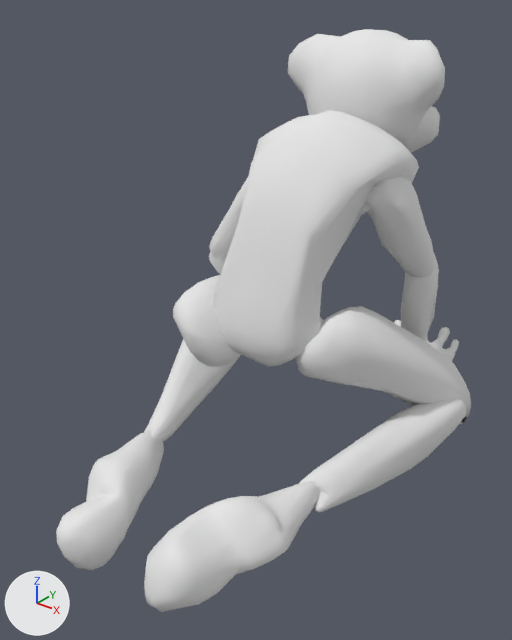
What one commit did to the OBJ model projects/PlayChase/res/models/rat/rat_19.obj.
Rendered twice from a 50 mm camera at (8.25, -14.06, 5.62) aimed at (-0.68, -2.9, -1.3). The lights are fixed; the arrows at lower left show +X, +Y and +Z. Where no turn or scale is listed for an object, it has been applied to the vertices.

Before the edit, the objects in view are built like this:
```python
ob_bicep_sphere_004 = bpy.data.objects.new('Bicep_Sphere.004', me_bicep_sphere_004)
ob_bicep_sphere_004.location = (0.0, 0.0, 0.0)
ob_feet_sphere_018 = bpy.data.objects.new('feet_Sphere.018', me_feet_sphere_018)
ob_feet_sphere_018.location = (0.0, 0.0, 0.0)
ob_shin_sphere_015 = bpy.data.objects.new('shin_Sphere.015', me_shin_sphere_015)
ob_shin_sphere_015.location = (0.0, 0.0, 0.0)
ob_thigh_sphere_009 = bpy.data.objects.new('Thigh_Sphere.009', me_thigh_sphere_009)
ob_thigh_sphere_009.location = (0.0, 0.0, 0.0)
ob_torso_sphere_007 = bpy.data.objects.new('Torso_Sphere.007', me_torso_sphere_007)
ob_torso_sphere_007.location = (0.0, 0.0, 0.0)
# also in view: 'Tricep_Sphere.005' at (-0.54, -0.16, -2.0); 'Eyes_Sphere.003' at (-0.01, -1.33, 2.96)
```
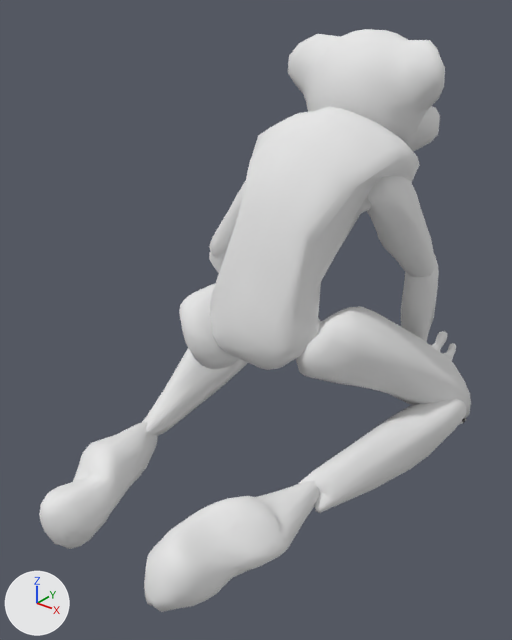
The change, as a diff of the scene's bpy script:
```diff
--- a/projects/PlayChase/res/models/rat/rat_19.obj.py
+++ b/projects/PlayChase/res/models/rat/rat_19.obj.py
@@ me_feet_sphere_018 @@
 # used by ob_feet_sphere_018; location = (0.0, 0.0, 0.0)
-me_feet_sphere_018.from_pydata(...)  # 484 vertices, 664 faces; spans x -2.27..2.54, y -8.3..-4.19, z -5.04..-3.01
+me_feet_sphere_018.from_pydata(...)  # 484 vertices, 666 faces; spans x -2.73..2.54, y -8.3..-4.19, z -4.86..-3.01
+# me_feet_sphere_018 part 1: the loose piece of 225 vertices spanning x -2.27..-0.6, y -8.26..-4.71, z -5.04..-3.46 is rebuilt with 244 vertices and now spans x -2.73..-1.17, y -8.18..-4.56, z -4.86..-3.4
 me_feet_sphere_018.materials.append(mat_material_006)
@@ me_shin_sphere_015 @@
 # used by ob_shin_sphere_015; location = (0.0, 0.0, 0.0)
-me_shin_sphere_015.from_pydata(...)  # 484 vertices, 679 faces; spans x -4.22..3.16, y -5.35..1.4, z -4.86..-2.39
+me_shin_sphere_015.from_pydata(...)  # 484 vertices, 652 faces; spans x -4.06..3.16, y -5.22..1.39, z -4.86..-2.73
+# me_shin_sphere_015 part 2: the loose piece of 247 vertices spanning x -4.22..-1.77, y -5.35..0.55, z -4.41..-2.39 is rebuilt with 244 vertices and now spans x -4.06..-2.1, y -5.22..0.91, z -4.51..-2.73
 me_shin_sphere_015.materials.append(mat_material_005)
@@ me_thigh_sphere_009 @@
 # used by ob_thigh_sphere_009; location = (0.0, 0.0, 0.0)
-me_thigh_sphere_009.from_pydata(...)  # 484 vertices, 668 faces; spans x -4.2..3.04, y -4.39..1.45, z -4.57..-0.58
+me_thigh_sphere_009.from_pydata(...)  # 484 vertices, 638 faces; spans x -4.02..3.04, y -4.13..1.46, z -4.57..-0.73
+# me_thigh_sphere_009 part 3: the loose piece of 240 vertices spanning x -4.2..-0.81, y -4.39..0.48, z -3.38..-0.58 is rebuilt with 240 vertices and now spans x -4.02..-0.96, y -4.13..0.87, z -3.73..-0.8
 me_thigh_sphere_009.materials.append(mat_material_004)
@@ me_torso_sphere_007 @@
 # used by ob_torso_sphere_007; location = (0.0, 0.0, 0.0)
-me_torso_sphere_007.from_pydata(...)  # 482 vertices, 512 faces; spans x -1.86..1.79, y -3.77..-0.3, z -2.26..3.13
+me_torso_sphere_007.from_pydata(...)  # 482 vertices, 512 faces; spans x -1.87..1.81, y -3.76..-0.33, z -2.35..3.21
+# me_torso_sphere_007 part 4: 482 of 482 vertices moved; they spanned x -1.86..1.79, y -3.77..-0.3, z -2.26..3.13 and now span x -1.87..1.81, y -3.76..-0.33, z -2.35..3.21; mean shift (-0.01, -0.01, -0.02); largest move (-1.43, -3.41, -0.97) -> (-1.51, -3.17, -1.18)
 me_torso_sphere_007.materials.append(mat_material)
```

Location of each change, [x1, y1, x2, y2] in pixels of the pictures (512 x 640 px):
'Torso_Sphere.007', reshaped
    before: [213, 110, 419, 366]
    after: [209, 106, 419, 370]
'feet_Sphere.018', reshaped (6% wider)
    before: [56, 429, 319, 612]
    after: [39, 422, 319, 612]
'Thigh_Sphere.009', reshaped
    before: [173, 275, 471, 424]
    after: [179, 284, 471, 425]
'shin_Sphere.015', reshaped
    before: [144, 339, 466, 513]
    after: [142, 348, 466, 513]
part 1 of me_feet_sphere_018, rebuilt (9% wider, 10% shorter)
    before: [56, 429, 164, 570]
    after: [39, 422, 157, 549]
part 2 of me_shin_sphere_015, rebuilt (9% wider, 14% shorter)
    before: [144, 339, 241, 442]
    after: [142, 348, 248, 436]
part 3 of me_thigh_sphere_009, rebuilt
    before: [173, 275, 240, 367]
    after: [179, 284, 239, 369]
